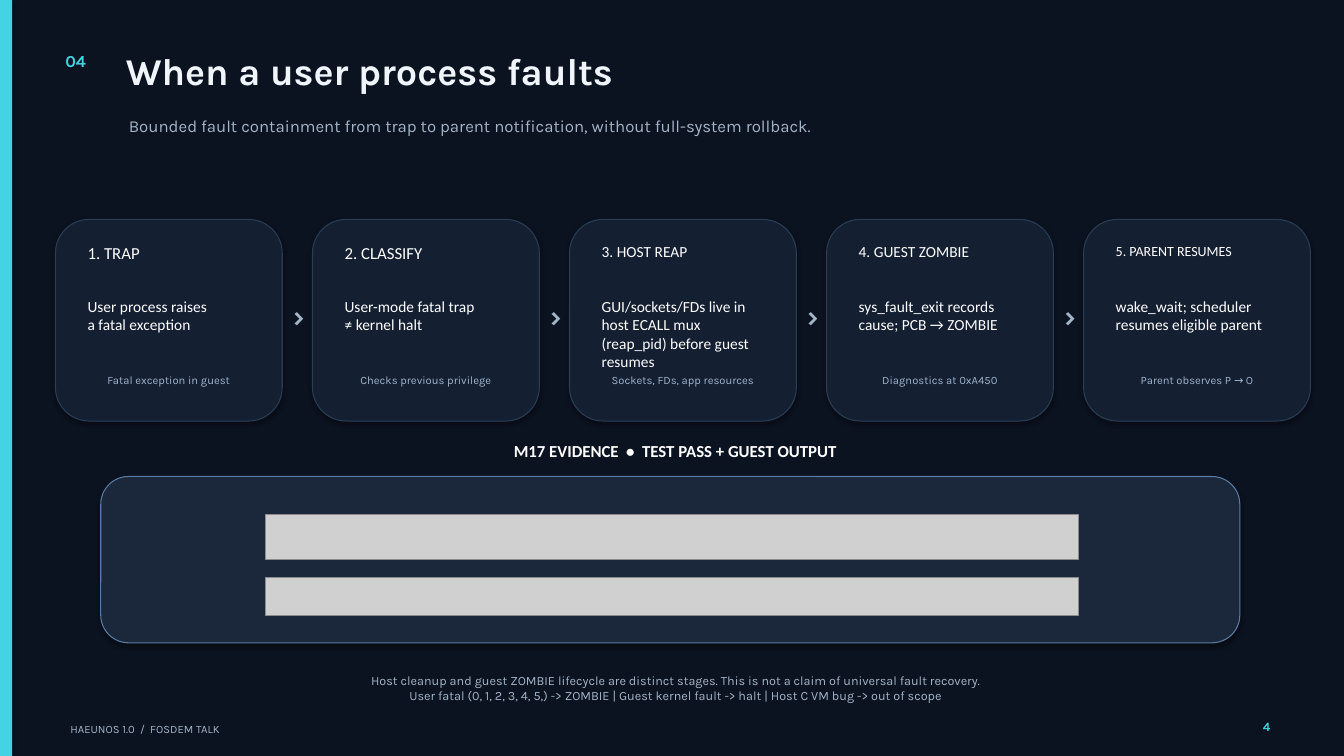
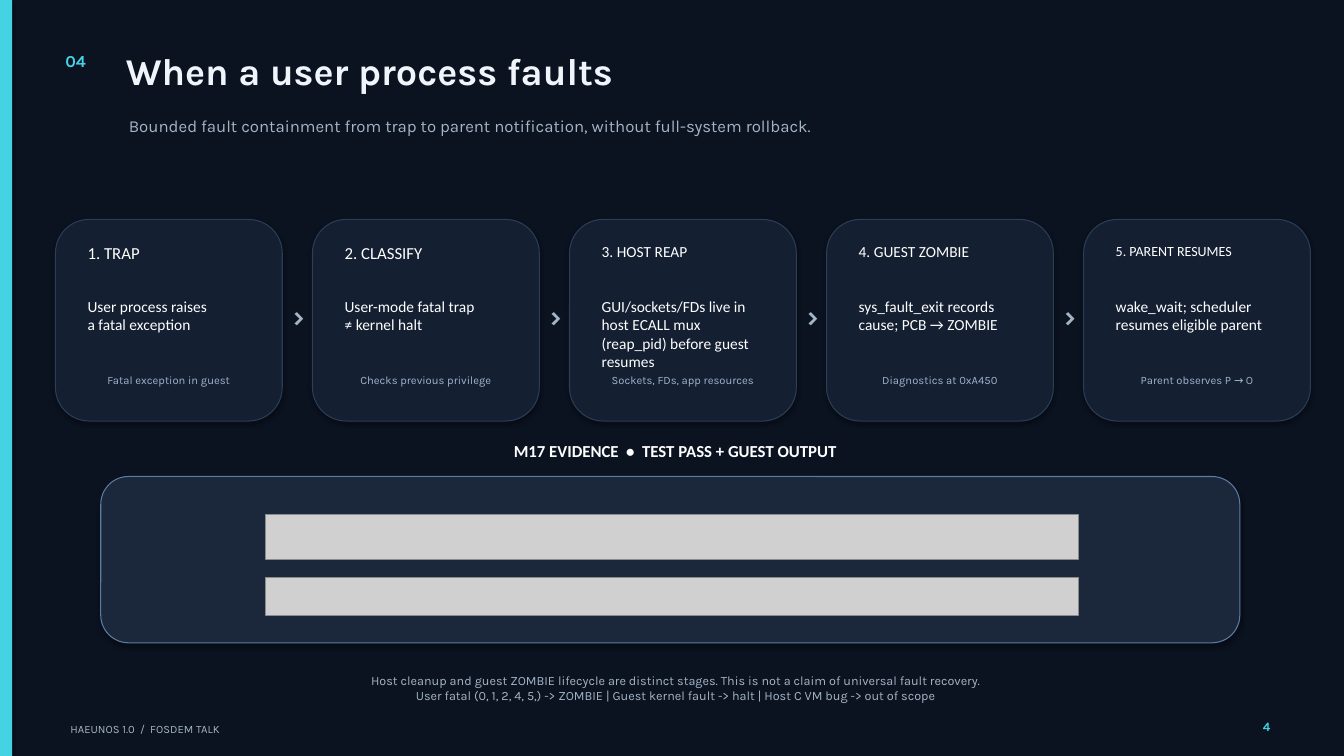
Before and after one commit to HaeunJang271/HaeunOS, a slide deck: slide 4 of research/presentation/fosdem-2027/HaeunOS_FOSDEM_5min_Talk_Revised.pptx. Drawn at 1344x756 pixels with LibreOffice and Linux fonts; fonts in the diff are those of the drawing; grey boxes stand for pictures. Boxes give left, top, right and bottom in pixels: in the first picture for what was removed or moved away, otherwise in the second. Text is boxed around its words. In the diff, an @@ line names an element or a change of style, - is before the commit and + after.

```diff
--- a/research/presentation/fosdem-2027/HaeunOS_FOSDEM_5min_Talk_Revised.pptx
+++ b/research/presentation/fosdem-2027/HaeunOS_FOSDEM_5min_Talk_Revised.pptx
@@ text at [371, 676, 980, 703]: text changed @@
-Host cleanup and guest ZOMBIE lifecycle are distinct stages. This is not a claim of universal fault recovery.
-User fatal (0, 1, 2, 3, 4, 5,) -> ZOMBIE | Guest kernel fault -> halt | Host C VM bug -> out of scope
+Host cleanup and guest ZOMBIE lifecycle are distinct stages. This is not a claim of universal fault recovery.
+User fatal (0, 1, 2, 4, 5,) -> ZOMBIE | Guest kernel fault -> halt | Host C VM bug -> out of scope
```
Also in this commit, not shown: 2 other slides changed, 2 other files.
